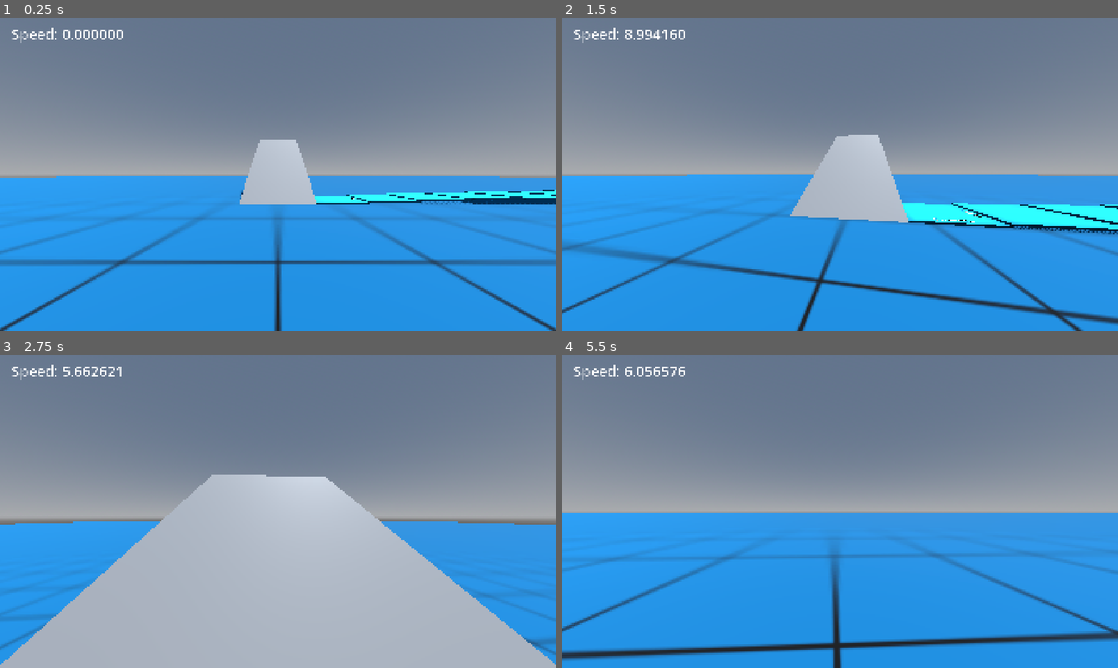
Above: before the commit, frames 1-4 (two rows, left to right).
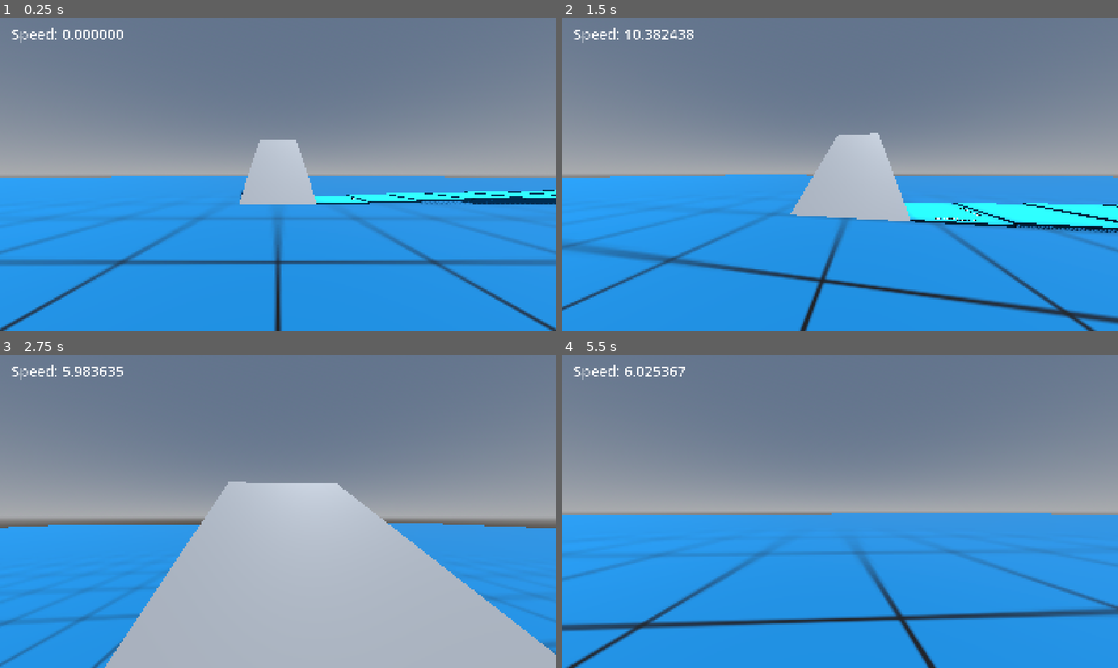
Above: after the commit, the same moments.

Repository: BilgiPasa/3d-first-person-movement-3
Game: Godot game, scene res://Scenes/main_scene.tscn
Two runs of this game, one before a commit and one after it. Both use one fixed random seed, a clock stepped at 60 frames per second and the inputs below.
Inputs (mouse positions are in pixels of both pictures, inside the frame that each line leads up to):
- Up to frame 1 (0.25 s): no input
- Up to frame 2 (1.5 s): tap Enter at 0.5 s; move the mouse to (867, 174) at 0.52 s; hold Shift (crouch) 0.53-1.28 s; hold W (move_forward) from 0.53 s (still down); tap Space (jump) at 0.77, 1.07 s; tap R (run) at 0.8, 1.35 s; move the mouse to (812, 174) at 1.27 s
- Up to frame 3 (2.75 s): keep holding W (move_forward); tap Space (jump) at 1.52, 1.55, 1.82 s; move the mouse to (289, 505) at 2.02 s; hold Space (jump) from 2.03 s (still down); tap Shift (crouch) at 2.3 s
- Up to frame 4 (5.5 s): keep holding W (move_forward); move the mouse to (834, 517) at 2.77 s; release Space (jump) at 2.78 s; tap C (camera_zoom) at 2.85 s; tap Space (jump) at 3.02, 3.32, 3.77, 3.8, 4.07, 4.52, 4.82 s; tap R (run) at 3.05, 4.35, 5.3 s; move the mouse to (878, 514) at 3.52 s; hold Shift (crouch) 3.53-4.28 s; move the mouse to (795, 508) at 4.27 s; tap Shift (crouch) at 4.55 s; move the mouse to (845, 511) at 5.02 s; hold Shift (crouch) from 5.03 s (still down)

The runs differ from the first frame. In frame 1, 0.1% of the frame differs, in the area x 10-90%, y 50-52%; in frame 2, 4.3%; in frame 3, 9.2%; in frame 4, 9.3%, in the area x 0-100%, y 3-100%.

Commit message:
Add sliding mechanic, Add moving the player up when player falls down below the MainGround, Update Player and MainScene scripts, Update MainScene and Environment scenes, Update to version 0.9

Diff:
--- a/Scenes/EnvironmentScenes/environment.tscn
+++ b/Scenes/EnvironmentScenes/environment.tscn
@@ -13,10 +13,10 @@
 
 [sub_resource type="BoxMesh" id="BoxMesh_r07tb"]
 material = SubResource("StandardMaterial3D_wkhpl")
-size = Vector3(400, 0.1, 400)
+size = Vector3(300, 0.1, 300)
 
 [sub_resource type="BoxShape3D" id="BoxShape3D_5s483"]
-size = Vector3(400, 0.1, 400)
+size = Vector3(300, 0.1, 300)
 
 [sub_resource type="BoxMesh" id="BoxMesh_icmdk"]
 size = Vector3(6, 0.1, 16)
--- a/Scenes/main_scene.tscn
+++ b/Scenes/main_scene.tscn
@@ -18,9 +18,10 @@
 sky = SubResource("Sky_jv6wh")
 glow_enabled = true
 
-[node name="MainScene" type="Node3D" unique_id=1991236932 node_paths=PackedStringArray("player_and_camera", "speed_label", "pause_menu", "settings_menu")]
+[node name="MainScene" type="Node3D" unique_id=1991236932 node_paths=PackedStringArray("player_and_camera", "move_up_player_timer", "speed_label", "pause_menu", "settings_menu")]
 script = ExtResource("1_jv6wh")
 player_and_camera = NodePath("PlayerAndCamera")
+move_up_player_timer = NodePath("MoveUpPlayerTimer")
 speed_label = NodePath("CanvasLayer/SpeedLabel")
 pause_menu = NodePath("CanvasLayer/PauseMenu")
 settings_menu = NodePath("CanvasLayer/SettingsMenu")
@@ -36,6 +37,8 @@
 
 [node name="PlayerAndCamera" parent="." unique_id=1785156103 instance=ExtResource("1_52fb6")]
 transform = Transform3D(1, 0, 0, 0, 1, 0, 0, 0, 1, 0, 1, 0)
+
+[node name="MoveUpPlayerTimer" type="Timer" parent="." unique_id=2021917314]
 
 [node name="CanvasLayer" type="CanvasLayer" parent="." unique_id=1161452187]
 
@@ -53,6 +56,7 @@
 [node name="SettingsMenu" parent="CanvasLayer" unique_id=631766552 instance=ExtResource("5_iacmt")]
 visible = false
 
+[connection signal="timeout" from="MoveUpPlayerTimer" to="." method="_on_move_up_p_timer_timeout"]
 [connection signal="open_settings" from="CanvasLayer/PauseMenu" to="." method="_on_pause_menu_open_settings"]
 [connection signal="resume_game" from="CanvasLayer/PauseMenu" to="." method="_on_pause_menu_resume_game"]
 [connection signal="go_back" from="CanvasLayer/SettingsMenu" to="." method="_on_settings_menu_go_back"]
--- a/Scripts/main_scene.gd
+++ b/Scripts/main_scene.gd
@@ -1,20 +1,25 @@
 extends Node3D
 
 @export var player_and_camera: PlayerAndCamera
+@export var move_up_player_timer: Timer
 @export var speed_label: Label
 @export var pause_menu: Control
 @export var settings_menu: Control
+const MOVE_UP_PLAYER_TIMER_SECONDS: int = 2
 
 func _ready() -> void:
 	process_mode = Node.PROCESS_MODE_ALWAYS
+	Input.mouse_mode = Input.MOUSE_MODE_CAPTURED
 	speed_label.process_mode = Node.PROCESS_MODE_INHERIT
 	speed_label.show()
 	pause_menu.process_mode = Node.PROCESS_MODE_DISABLED
 	pause_menu.hide()
 	settings_menu.process_mode = Node.PROCESS_MODE_DISABLED
 	settings_menu.hide()
-	Input.mouse_mode = Input.MOUSE_MODE_CAPTURED
 	player_and_camera.position = Vector3(0, player_and_camera.player.PLAYER_HEIGHT / 2, 0)
+	player_and_camera.player.position = Vector3(0, 0, 0) # position = position relative to the parent
+	move_up_player_timer.wait_time = MOVE_UP_PLAYER_TIMER_SECONDS
+	move_up_player_timer.start()
 
 func _input(event: InputEvent) -> void:
 	if event.is_action_pressed("ui_cancel"): # If "esc" key pressed
@@ -67,3 +72,8 @@
 
 func _on_settings_menu_go_back() -> void:
 	close_settings()
+
+# On Move Up Player Timer Timeout
+func _on_move_up_p_timer_timeout() -> void:
+	if player_and_camera.player.global_position.y < -200:
+		player_and_camera.player.global_position = Vector3(0, 300, 0)
--- a/Scripts/player.gd
+++ b/Scripts/player.gd
@@ -19,7 +19,7 @@
 var move_vector_relative_to_world: Vector3
 var lin_vel_in_air_relative_to_cam: Vector3 # linear velocity in air relative to camera
 
-# For Optimization In Movement
+# Variables For Optimization In Movement
 var trying_to_go_forward_in_air: bool
 var trying_to_go_back_in_air: bool
 var trying_to_go_right_in_air: bool
@@ -27,6 +27,7 @@
 
 # Crouch
 var crouch_speed: float = Defaults.NORMAL_SPEED * 2.0 / 3.0
+var min_sliding_speed: float = run_speed
 var crouching: bool = false
 var crouch_input: bool
 var dont_uncrouch: bool
@@ -44,16 +45,7 @@
 var coyote_time_counter: float
 
 # Player States
-enum States
-{
-	IDLE = 0,
-	CROUCHING = 1,
-	WALKING = 2,
-	RUNNING = 3,
-	CROUCH_WALKING = 4
-}
-
-# Player State Variable
+enum States{IDLE, CROUCHING, WALKING, RUNNING, CROUCH_WALKING, SLIDING}
 var current_state: States
 
 # Touch Detection
@@ -112,7 +104,7 @@
 
 	# Forward is -Z, Backwards is Z, Right is X, Left is -X
 	move_vector = Vector3(Input.get_axis("move_left", "move_right"), 0, Input.get_axis("move_forward", "move_back")).normalized()
-	trying_to_go_forward = move_vector.z < -MIN
+	trying_to_go_forward = move_vector.z <= -MIN
 
 # * Handle other things
 func _physics_process(delta: float) -> void:
@@ -190,7 +182,7 @@
 			crouching = false
 
 func handle_linear_damp() -> void:
-	if grounded && !jumping:
+	if grounded && !jumping && current_state != States.SLIDING:
 		linear_damp = GROUND_LINEAR_DAMP
 		air_damp_active = false
 	else:
@@ -212,9 +204,9 @@
 
 		# For optimization
 		trying_to_go_forward_in_air = trying_to_go_forward
-		trying_to_go_back_in_air = move_vector.z > MIN
-		trying_to_go_right_in_air = move_vector.x > MIN
-		trying_to_go_left_in_air = move_vector.x < -MIN
+		trying_to_go_back_in_air = move_vector.z >= MIN
+		trying_to_go_right_in_air = move_vector.x >= MIN
+		trying_to_go_left_in_air = move_vector.x <= -MIN
 
 		# If (player is faster than its movement speed in -Z and player is trying to go forward) or (player is faster than its movement speed in Z and player is trying to go backwards)
 		if (trying_to_go_forward_in_air && lin_vel_in_air_relative_to_cam.z < -move_speed) || (trying_to_go_back_in_air && lin_vel_in_air_relative_to_cam.z > move_speed):
@@ -239,7 +231,7 @@
 					move_vector.z = 0 # Stop Z axis acceleration
 				else:
 					# If (player is trying to go forward or backwards) and not (player is trying to go forward and player has backwards velocity) and not (player is trying to go backwards and player has forward velocity)
-					if (trying_to_go_forward_in_air || trying_to_go_back_in_air) && !(trying_to_go_forward_in_air && lin_vel_in_air_relative_to_cam.z > MIN) && !(trying_to_go_back_in_air && lin_vel_in_air_relative_to_cam.z < -MIN):
+					if (trying_to_go_forward_in_air || trying_to_go_back_in_air) && !(trying_to_go_forward_in_air && lin_vel_in_air_relative_to_cam.z >= MIN) && !(trying_to_go_back_in_air && lin_vel_in_air_relative_to_cam.z <= -MIN):
 						if lin_vel_in_air_relative_to_cam.x > move_speed:
 							move_vector_relative_to_world = rotate_vector_around_y_axis(move_vector, deg_to_rad(y_rot_deg))
 							apply_force((move_speed / 2) * AIR_MOVE_MULT * physics_process_delta * mass * abs(move_vector_relative_to_world.z) * rotate_vector_around_y_axis(Vector3.LEFT, deg_to_rad(y_rot_deg)))
@@ -252,7 +244,7 @@
 					move_vector.x = 0 # Stop X axis acceleration
 				else:
 					# If (player is trying to go right or left) and not (player is trying to go right and player has left velocity) and not (player is trying to go left and player has right velocity)
-					if (trying_to_go_right_in_air || trying_to_go_left_in_air) && !(trying_to_go_right_in_air && lin_vel_in_air_relative_to_cam.x < -MIN) && !(trying_to_go_left_in_air && lin_vel_in_air_relative_to_cam.x > MIN):
+					if (trying_to_go_right_in_air || trying_to_go_left_in_air) && !(trying_to_go_right_in_air && lin_vel_in_air_relative_to_cam.x <= -MIN) && !(trying_to_go_left_in_air && lin_vel_in_air_relative_to_cam.x >= MIN):
 						if lin_vel_in_air_relative_to_cam.z < -move_speed:
 							move_vector_relative_to_world = rotate_vector_around_y_axis(move_vector, deg_to_rad(y_rot_deg))
 							apply_force((move_speed / 2) * AIR_MOVE_MULT * physics_process_delta * mass * abs(move_vector_relative_to_world.x) * rotate_vector_around_y_axis(Vector3.BACK, deg_to_rad(y_rot_deg)))
@@ -272,24 +264,25 @@
 
 func state_machine(state: States) -> States:
 	if state == States.IDLE:
-		if get_speed() > MIN:
+		if get_speed() >= MIN:
 			return States.WALKING
-		else:
-			if crouch_input:
+		elif crouching:
+			return States.CROUCHING
+		else:
+			return States.IDLE
+	elif state == States.CROUCHING:
+		if crouching:
+			if on_slope:
+				return States.SLIDING
+			elif get_speed() >= MIN:
+				return States.CROUCH_WALKING
+			else:
 				return States.CROUCHING
-			else:
-				return States.IDLE
-	elif state == States.CROUCHING:
-		if get_speed() > MIN:
-			return States.CROUCH_WALKING
-		else:
-			if crouch_input:
-				return States.CROUCHING
-			else:
-				return States.IDLE
+		else:
+			return States.IDLE
 	elif state == States.WALKING:
-		if get_speed() > MIN:
-			if crouch_input:
+		if get_speed() >= MIN:
+			if crouching:
 				return States.CROUCH_WALKING
 			elif run_input:
 				return States.RUNNING
@@ -298,35 +291,49 @@
 		else:
 			return States.IDLE
 	elif state == States.RUNNING:
-		if get_speed() > MIN:
+		if get_speed() >= MIN:
 			if crouching:
 				return States.CROUCH_WALKING
 			elif run_input:
 				return States.RUNNING
-			else:
-				if bumping || !trying_to_go_forward:
-					return States.WALKING
-				else:
-					return States.RUNNING
+			elif bumping || !trying_to_go_forward:
+				return States.WALKING
+			else:
+				return States.RUNNING
 		else:
 			return States.IDLE
 	elif state == States.CROUCH_WALKING:
-		if get_speed() > MIN:
-			if crouch_input:
-				return States.CROUCH_WALKING
-			else:
-				return States.WALKING
-		else:
-			return States.CROUCHING
+		if crouching:
+			if on_slope:
+				return States.SLIDING
+			elif get_speed() >= min_sliding_speed:
+				return States.SLIDING
+			elif get_speed() >= MIN:
+				return States.CROUCH_WALKING
+			else:
+				return States.CROUCHING
+		else:
+			return States.WALKING
+	elif state == States.SLIDING:
+		if crouching:
+			if on_slope:
+				return States.SLIDING
+			elif get_speed() >= min_sliding_speed:
+				return States.SLIDING
+			else:
+				return States.CROUCH_WALKING
+		else:
+			return States.WALKING
 	else:
 		return state
 
+# Return the player speed at XZ plane
 func get_speed() -> float:
 	return sqrt(pow(linear_velocity.x, 2) + pow(linear_velocity.z, 2))
 
 func gravity_control() -> void:
-	if touching && grounded:
-		if on_slope && linear_velocity.y > MIN:
+	if touching && grounded && on_slope && current_state != States.SLIDING:
+		if linear_velocity.y >= MIN:
 			gravity_scale = 1
 			apply_force((gravity_amount - 10) * mass * Vector3.UP)
 		else:
@@ -336,7 +343,7 @@
 
 func move_speed_control() -> void:
 	match current_state:
-		States.CROUCHING, States.CROUCH_WALKING:
+		States.CROUCHING, States.CROUCH_WALKING, States.SLIDING:
 			move_speed = crouch_speed
 		States.RUNNING:
 			move_speed = run_speed
--- a/project.godot
+++ b/project.godot
@@ -11,7 +11,7 @@
 [application]
 
 config/name="3d-first-person-movement-3"
-config/version="0.8.3"
+config/version="0.9"
 run/main_scene="uid://vqg7uhh4omn8"
 config/features=PackedStringArray("4.7", "Forward Plus")
 config/icon="uid://bvutxnch1t6g1"
